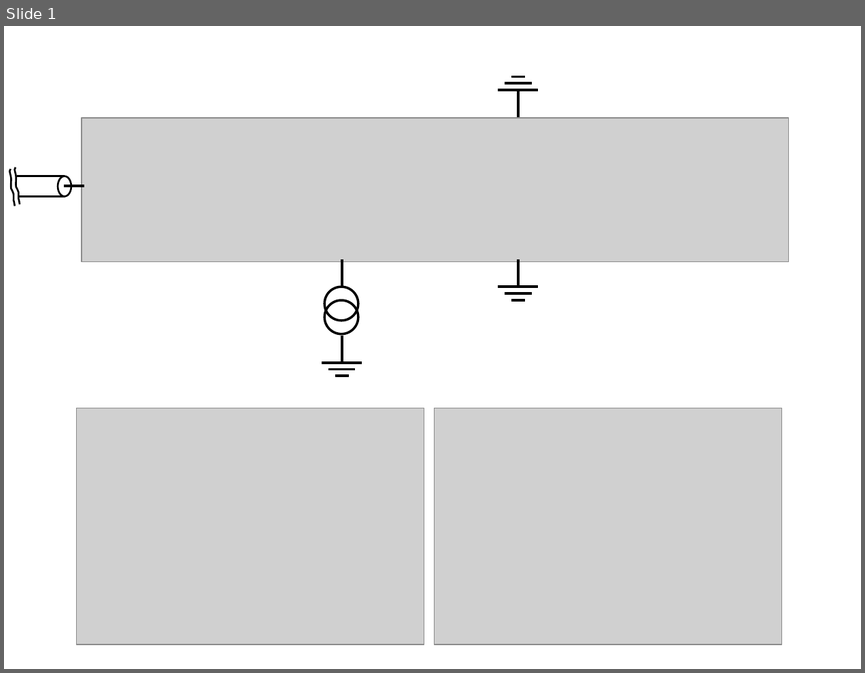
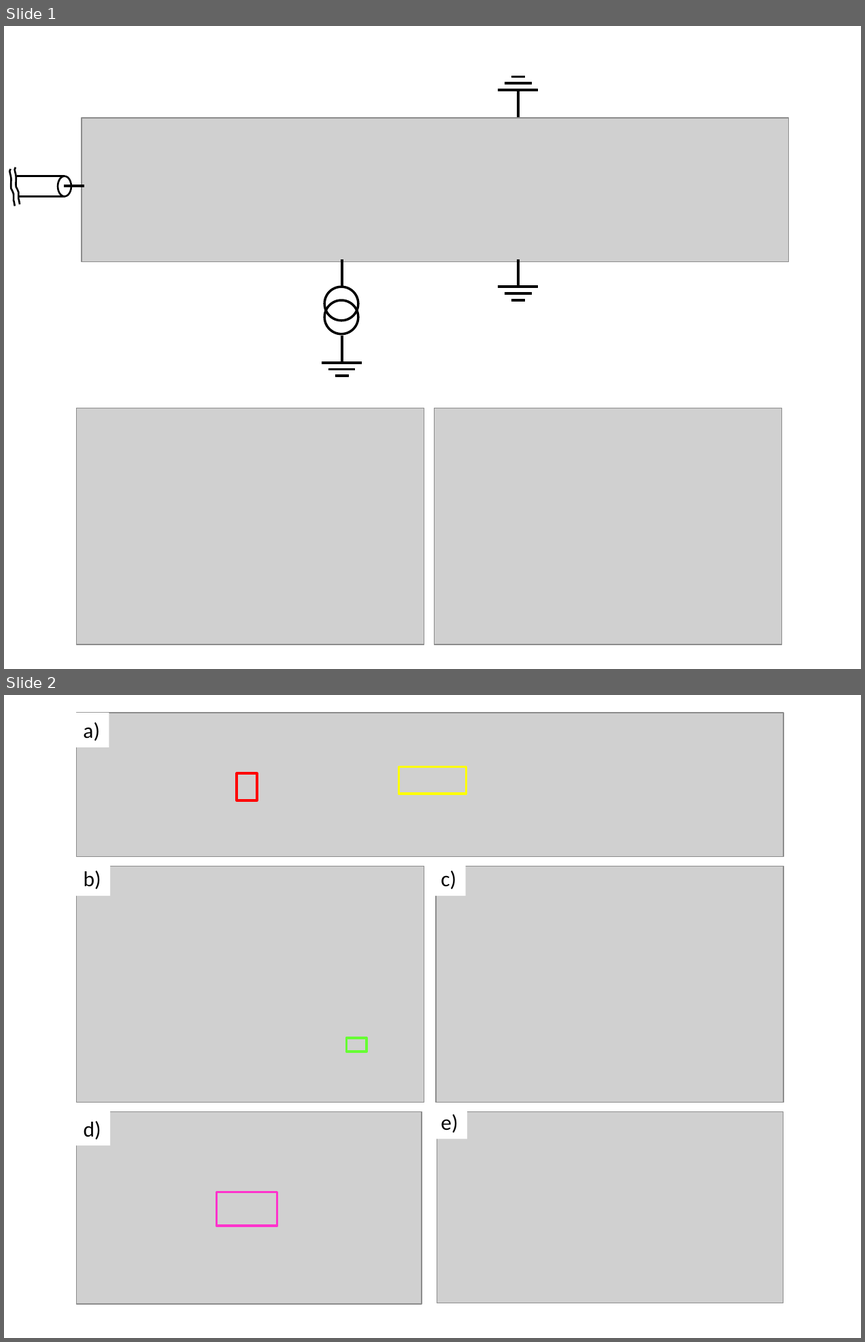
Before and after one commit to adewes/phd-thesis-physics, a slide deck: material/figures/2-qubit-processor/processor photos.pptx. Shown one above the other, each under a label of ours: slide 1 before the commit, slides 1 and 2 after it. The pictures are 865x673 and 865x1342 pixels, drawn with LibreOffice and Linux fonts; fonts in the diff are those of the drawing; grey boxes stand for pictures. Boxes give left, top, right and bottom in pixels: in the first picture for what was removed or moved away, otherwise in the second. Text is boxed around its words. In the diff, an @@ line names an element or a change of style, - is before the commit and + after.

```diff
--- a/material/figures/2-qubit-processor/processor photos.pptx
+++ b/material/figures/2-qubit-processor/processor photos.pptx
@@ slide 2 added at <box>4,695,861,1338</box>, background #FFFFFF @@
@@ rectangle added at <box>75,713,109,747</box>, fill #FFFFFF, 18 pt, text #000000 @@
+a)
@@ picture added at <box>77,713,784,857</box> @@
@@ rectangle added at <box>237,774,258,800</box>, outline #FF0000 2 pt @@
@@ rectangle added at <box>399,767,466,794</box>, outline #FFFF00 2 pt @@
@@ rectangle added at <box>75,861,110,896</box>, fill #FFFFFF, 18 pt, text #000000 @@
+b)
@@ picture added at <box>77,866,424,1103</box> @@
@@ rectangle added at <box>432,861,466,896</box>, fill #FFFFFF, 18 pt, text #000000 @@
+c)
@@ picture added at <box>436,866,783,1103</box> @@
@@ rectangle added at <box>347,1038,367,1051</box>, outline #66FF33 2 pt @@
@@ rectangle added at <box>75,1110,110,1145</box>, fill #FFFFFF, 18 pt, text #000000 @@
+d)
@@ picture added at <box>76,1112,422,1304</box> @@
@@ rectangle added at <box>432,1104,468,1138</box>, fill #FFFFFF, 18 pt, text #000000 @@
+e)
@@ picture added at <box>437,1112,783,1303</box> @@
@@ rectangle added at <box>216,1192,277,1225</box>, outline #FF33CC 2 pt @@
```
Also in this commit, not shown: 1 slide removed, 34 other files.
